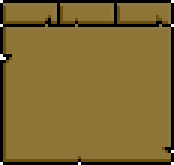
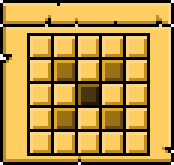
Layer changes from the first (174, 165) image to the second:
added layer "Monkey" above "Cobra" over [54, 60, 123, 129]
added layer "Ebene 24" above "Belichtung 1" over [27, 33, 150, 156]
painted on "Ebene 1" over [54, 3, 120, 24]
